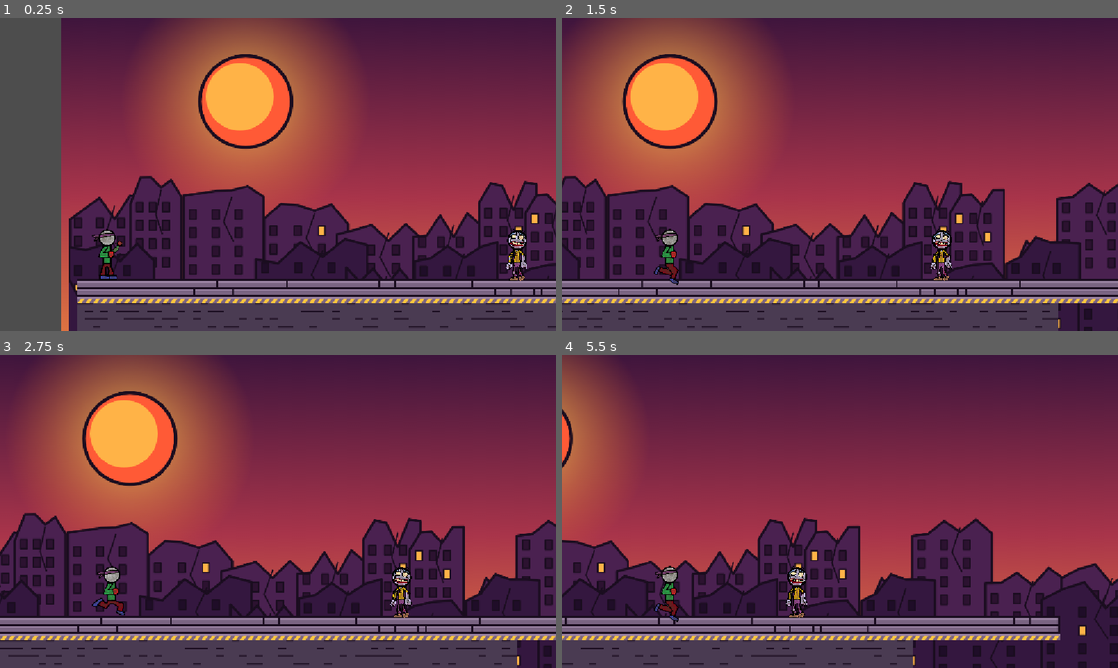
Above: before the commit, frames 1-4 (two rows, left to right).
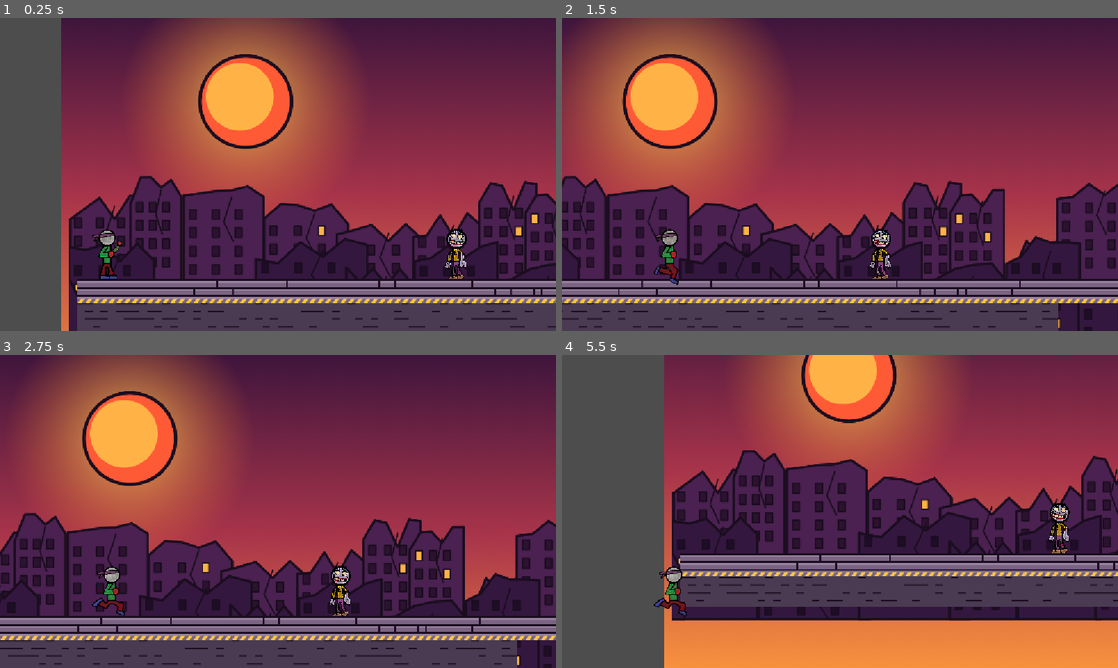
Above: after the commit, the same moments.

Repository: CodingFox007/ByteJam2026
Game: Godot game, scene res://Scenes/level_1.tscn
The game is run twice, just before and just after one commit, with the same random seed, the same clock (stepped at 60 frames per second) and the same inputs.
Inputs:
- Up to frame 1 (0.25 s): no input
- Up to frame 2 (1.5 s): tap Enter (ui_accept) at 0.5, 0.77 s; hold Right (ui_right) from 0.53 s (still down)
- Up to frame 3 (2.75 s): tap Enter (ui_accept) at 1.52 s; release Right (ui_right) at 2.03 s; hold Left (ui_left) from 2.03 s (still down)
- Up to frame 4 (5.5 s): release Left (ui_left) at 2.78 s; hold Right (ui_right) 2.78-4.28 s; tap Enter (ui_accept) at 3.02, 3.77, 4.52 s; hold Left (ui_left) 4.28-5.03 s; hold Right (ui_right) from 5.03 s (still down)

The runs differ from the first frame. In frame 1, 0.8% of the frame differs, in the area x 80-95%, y 67-84%; in frame 2, 0.8%; in frame 3, 0.8%; in frame 4, 94%, in the area x 0-100%, y 0-100%.

Commit message:
Made enemy physics and hitbox

Diff:
--- a/byte-jam-26/Scenes/enemy.tscn
+++ b/byte-jam-26/Scenes/enemy.tscn
@@ -2,48 +2,60 @@
 
 [ext_resource type="Texture2D" uid="uid://b1gwr5h2erv8j" path="res://Assets/AssetsSpritesheetV3.png" id="1_hghv2"]
 [ext_resource type="Script" uid="uid://jjfil1a0hatt" path="res://Scripts/zombie_hitbox.gd" id="2_1f0kj"]
+[ext_resource type="Script" uid="uid://7j0ipkli6c8g" path="res://Scripts/zombie.gd" id="2_afpow"]
 
-[sub_resource type="AtlasTexture" id="AtlasTexture_4gyqm"]
+[sub_resource type="AtlasTexture" id="AtlasTexture_afpow"]
 atlas = ExtResource("1_hghv2")
-region = Rect2(3390, 0, 113, 167)
+region = Rect2(3402, 0, 81, 167)
 
-[sub_resource type="AtlasTexture" id="AtlasTexture_qi2p4"]
+[sub_resource type="AtlasTexture" id="AtlasTexture_287tu"]
 atlas = ExtResource("1_hghv2")
 region = Rect2(0, 501, 81, 167)
 
-[sub_resource type="AtlasTexture" id="AtlasTexture_iifgy"]
+[sub_resource type="AtlasTexture" id="AtlasTexture_0830c"]
 atlas = ExtResource("1_hghv2")
-region = Rect2(3390, 501, 113, 167)
+region = Rect2(3402, 501, 81, 167)
 
-[sub_resource type="SpriteFrames" id="SpriteFrames_8wb0i"]
+[sub_resource type="SpriteFrames" id="SpriteFrames_wwb70"]
 animations = [{
 "frames": [{
 "duration": 1.0,
-"texture": SubResource("AtlasTexture_4gyqm")
+"texture": SubResource("AtlasTexture_afpow")
 }, {
 "duration": 1.0,
-"texture": SubResource("AtlasTexture_qi2p4")
+"texture": SubResource("AtlasTexture_287tu")
 }, {
 "duration": 1.0,
-"texture": SubResource("AtlasTexture_iifgy")
+"texture": SubResource("AtlasTexture_0830c")
 }],
 "loop": 1,
 "name": &"default",
-"speed": 3.0
+"speed": 5.0
 }]
 
 [sub_resource type="CapsuleShape2D" id="CapsuleShape2D_boc63"]
-radius = 33.0
-height = 154.99785
+radius = 36.82731
+height = 146.99028
+
+[sub_resource type="RectangleShape2D" id="RectangleShape2D_boc63"]
+size = Vector2(133.14487, 43.820263)
 
 [node name="Node2D" type="Node2D" unique_id=1441788404]
 
-[node name="zombie" type="AnimatedSprite2D" parent="." unique_id=305911923]
+[node name="zombie" type="CharacterBody2D" parent="." unique_id=2007749563]
 texture_filter = 1
 position = Vector2(-2.4070787, 13.499996)
 scale = Vector2(0.705998, 0.72455084)
-sprite_frames = SubResource("SpriteFrames_8wb0i")
-frame_progress = 0.24947973
+script = ExtResource("2_afpow")
+
+[node name="AnimatedSprite2D" type="AnimatedSprite2D" parent="zombie" unique_id=848464868]
+sprite_frames = SubResource("SpriteFrames_wwb70")
+frame_progress = 0.32456604
+
+[node name="CollisionShape2D" type="CollisionShape2D" parent="zombie" unique_id=1382609662]
+position = Vector2(6.242339, -10.351235)
+scale = Vector2(0.9999999, 0.9999998)
+shape = SubResource("CapsuleShape2D_boc63")
 
 [node name="zombieHitbox" type="Area2D" parent="." unique_id=2132095386]
 position = Vector2(-8.761061, 12.041508)
@@ -51,14 +63,15 @@
 collision_mask = 2
 script = ExtResource("2_1f0kj")
 
-[node name="CollisionShape2D" type="CollisionShape2D" parent="zombieHitbox" unique_id=1382609662]
-position = Vector2(10, -10.064797)
-scale = Vector2(1, 0.99999994)
-shape = SubResource("CapsuleShape2D_boc63")
-
 [node name="Timer" type="Timer" parent="zombieHitbox" unique_id=327397009]
 wait_time = 0.473
 one_shot = true
 
+[node name="ZombieAttackBox" type="CollisionShape2D" parent="zombieHitbox" unique_id=1318404829]
+position = Vector2(15.24234, 38.414825)
+scale = Vector2(1, 0.9999999)
+shape = SubResource("RectangleShape2D_boc63")
+debug_color = Color(0.99827844, 0.03304277, 9.62615e-07, 0.42)
+
 [connection signal="body_entered" from="zombieHitbox" to="zombieHitbox" method="_on_body_entered"]
 [connection signal="timeout" from="zombieHitbox/Timer" to="zombieHitbox" method="_on_timer_timeout"]
--- a/byte-jam-26/Scenes/level_1.tscn
+++ b/byte-jam-26/Scenes/level_1.tscn
@@ -1648,4 +1648,4 @@
 shape = SubResource("WorldBoundaryShape2D_wrinw")
 
 [node name="Node2D" parent="BottomOfMap" unique_id=1441788404 instance=ExtResource("9_wrinw")]
-position = Vector2(913, 503)
+position = Vector2(784, 488)
--- /dev/null
+++ b/byte-jam-26/Scenes/zombieLogic.gd
@@ -0,0 +1,11 @@
+extends AnimatedSprite2D
+
+
+# Called when the node enters the scene tree for the first time.
+func _ready() -> void:
+	pass # Replace with function body.
+
+
+# Called every frame. 'delta' is the elapsed time since the previous frame.
+func _process(delta: float) -> void:
+	pass
--- /dev/null
+++ b/byte-jam-26/Scripts/zombie.gd
@@ -0,0 +1,15 @@
+
+extends CharacterBody2D
+
+# Gravity strength
+@export var gravity: float = 980.0
+
+func _physics_process(delta: float) -> void:
+	# Apply gravity when the zombie is in the air
+	if not is_on_floor():
+		velocity.y += gravity * delta
+	else:
+		velocity.y = 0
+
+	# Apply movement and collisions
+	move_and_slide()
Not shown, added: byte-jam-26/Scenes/zombieLogic.gd.uid
Not shown, added: byte-jam-26/Scripts/zombie.gd.uid
